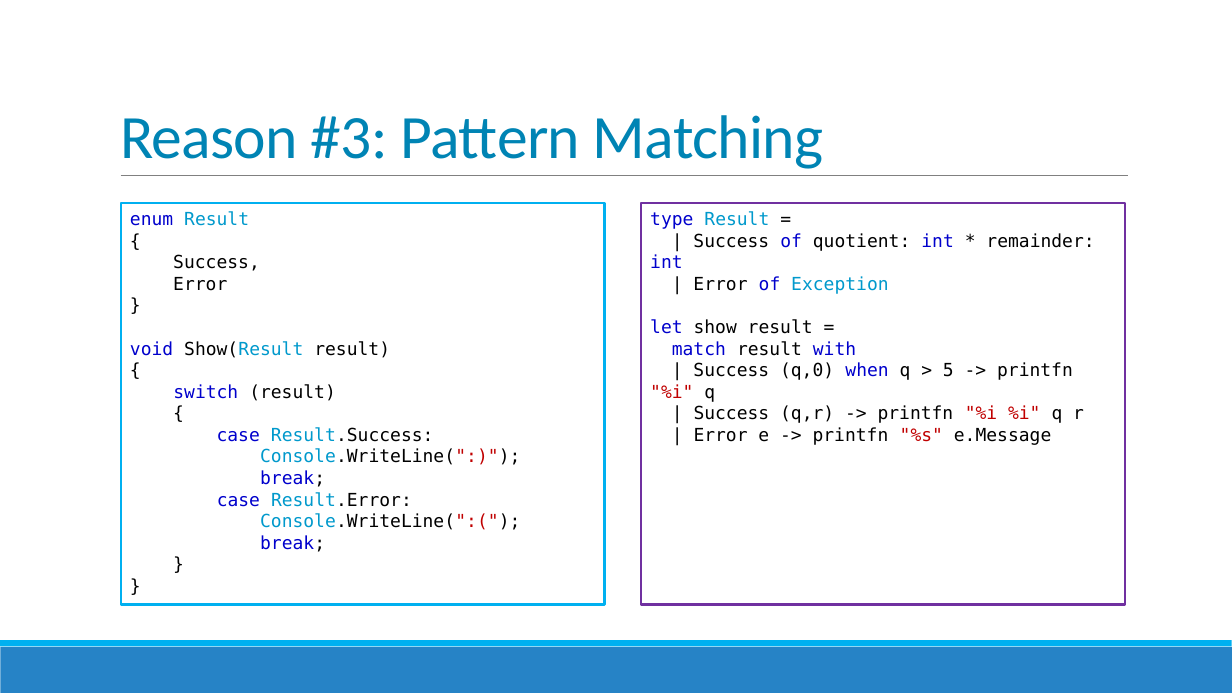
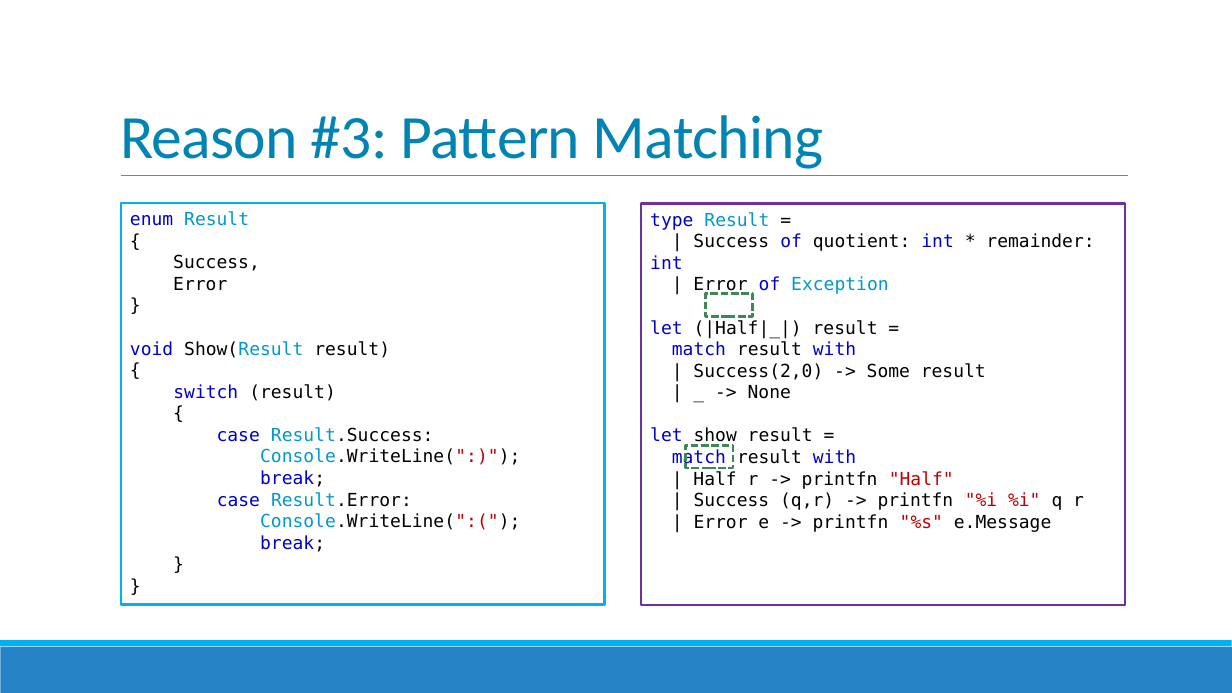
Before and after one commit to jorgef/fivereasons, a slide deck: slide 19 of FiveReasons.pptx (slide 16 before the commit). Drawn at 1232x693 pixels with LibreOffice and Linux fonts; fonts in the diff are those of the drawing. Boxes give left, top, right and bottom in pixels: in the first picture for what was removed or moved away, otherwise in the second. Text is boxed around its words. In the diff, an @@ line names an element or a change of style, - is before the commit and + after.

```diff
--- a/FiveReasons.pptx
+++ b/FiveReasons.pptx
@@ rectangle added at (705, 294, 752, 317), outline #3E8853 2 pt dashed @@
@@ text in rectangle at (650, 320, 986, 399): paragraphs added @@
+let (|Half|_|) result =
+match result with
+| Success(2,0) -> Some result
+| _ -> None
@@ rectangle added at (686, 445, 733, 469), outline #3E8853 2 pt dashed @@
@@ text in rectangle at (693, 471, 954, 489): text changed @@
-| Success (q,0) when q > 5 -> printfn "%i" q
+| Half r -> printfn "Half"
```
Also in this commit, not shown: 14 other slides changed, 3 slides added, 5 other files.
